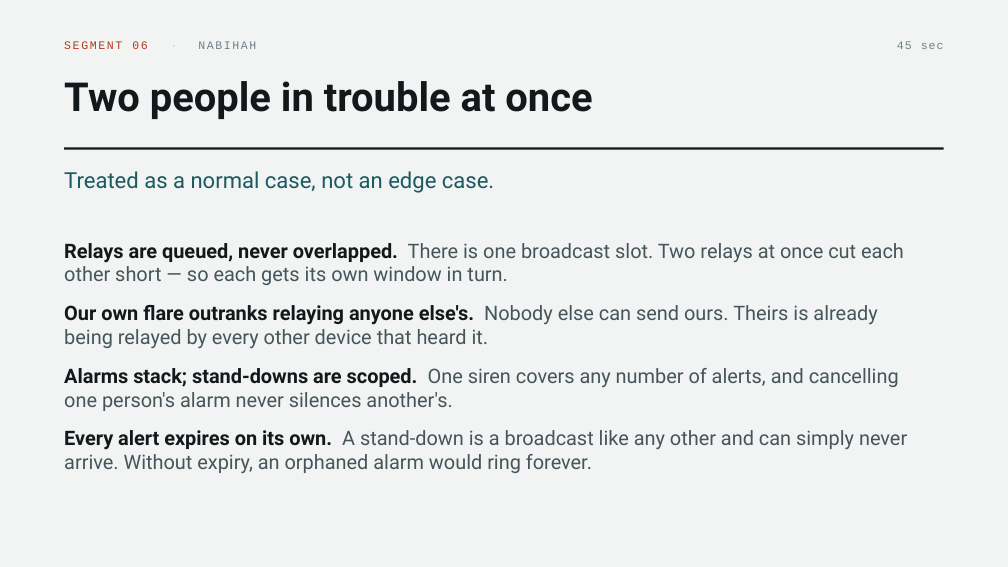
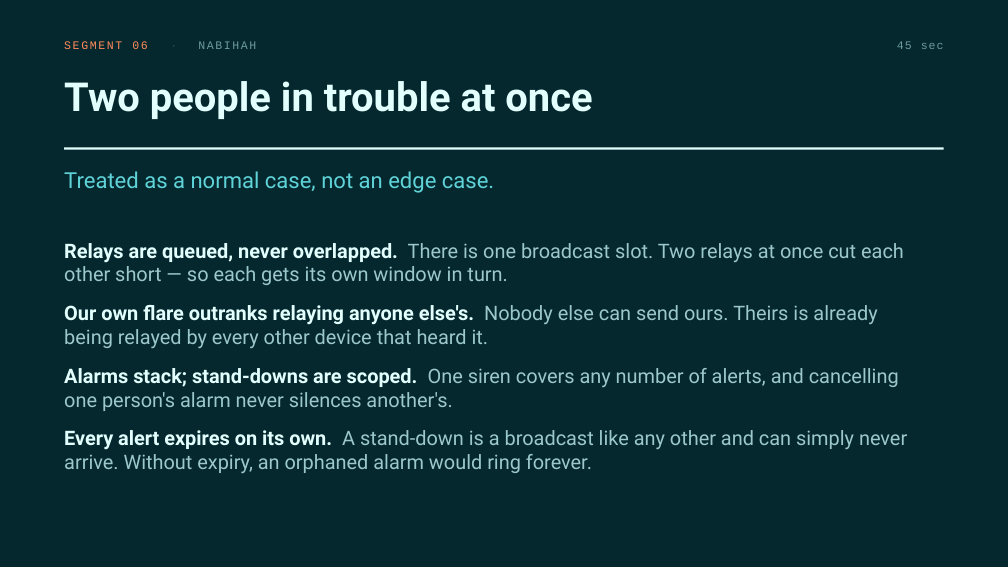
Before and after one commit to victorSam-Ehumadu/Hops_Project, a slide deck: slide 20 of docs/Group 18 Presentation.pptx (slide 17 before the commit). Drawn at 1008x567 pixels with LibreOffice and Linux fonts; fonts in the diff are those of the drawing. Boxes give left, top, right and bottom in pixels: in the first picture for what was removed or moved away, otherwise in the second. Text is boxed around its words. In the diff, an @@ line names an element or a change of style, - is before the commit and + after.

```diff
--- a/docs/Group 18 Presentation.pptx
+++ b/docs/Group 18 Presentation.pptx
@@ background #F1F4F3 to #04282D @@
@@ text "SEGMENT 06 · NABIHAH" at [64,41,256,49]: text colour #B23A1E to #FF8A5C in "SEGMENT 06"; text colour #C9D3D1 to #1C5059 in "·"; text colour #6F8085 to #6E9BA0 in "NABIHAH" @@
@@ text "45 sec" at [897,41,944,49]: text colour #6F8085 to #6E9BA0 @@
@@ text "Two people in trouble at ..." at [64,81,592,119]: text colour #13181A to #E2FFFE @@
@@ rectangle at [64,147,944,150]: fill #13181A to #E2FFFE @@
@@ text "Treated as a normal case, ..." at [64,171,494,193]: text colour #1A5A60 to #5FD3D8 @@
@@ text "Relays are queued, never overlapped. ..." at [64,243,907,473]: text colour #13181A to #E2FFFE in "Relays are queued, never overlapped.", "Our own flare outranks relaying anyone else's.", "Alarms stack; stand-downs are scoped.", "Every alert expires on its own."; text colour #46555A to #9CC8CC in "There is one broadcast slot. Two relays ...", "Nobody else can send ours. Theirs is ...", "One siren covers any number of alerts, ...", "A stand-down is a broadcast like any ..." @@
```
Also in this commit, not shown: 31 other slides changed, 6 slides added, 1 slide removed, 1 other file.
